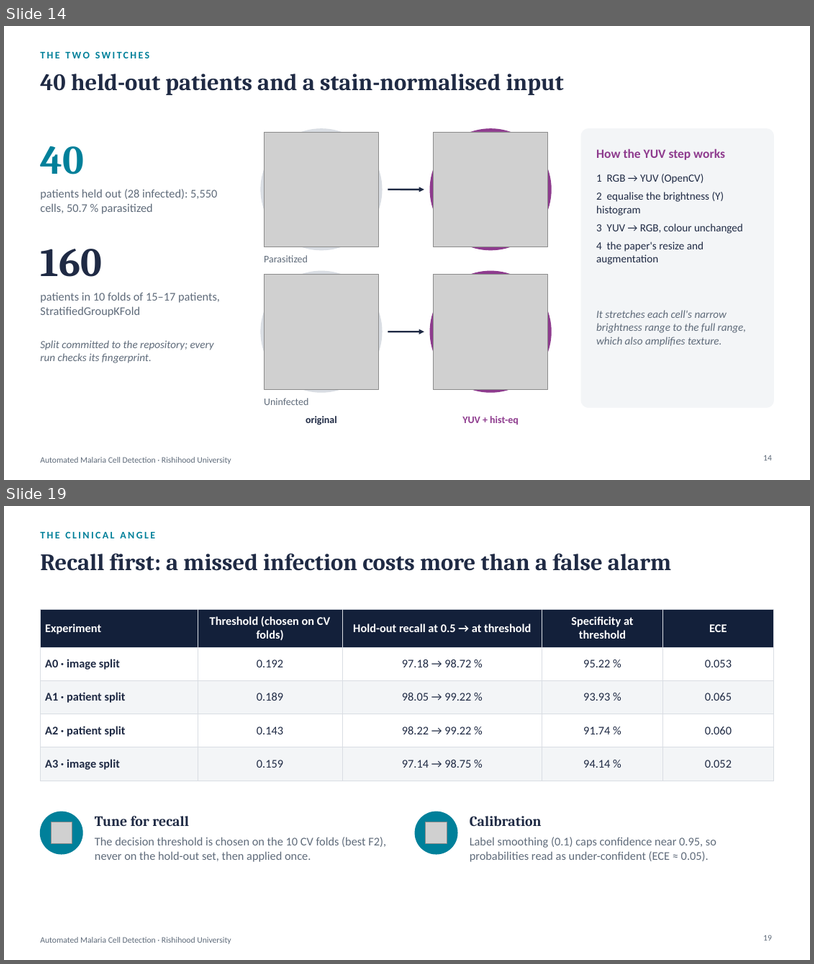
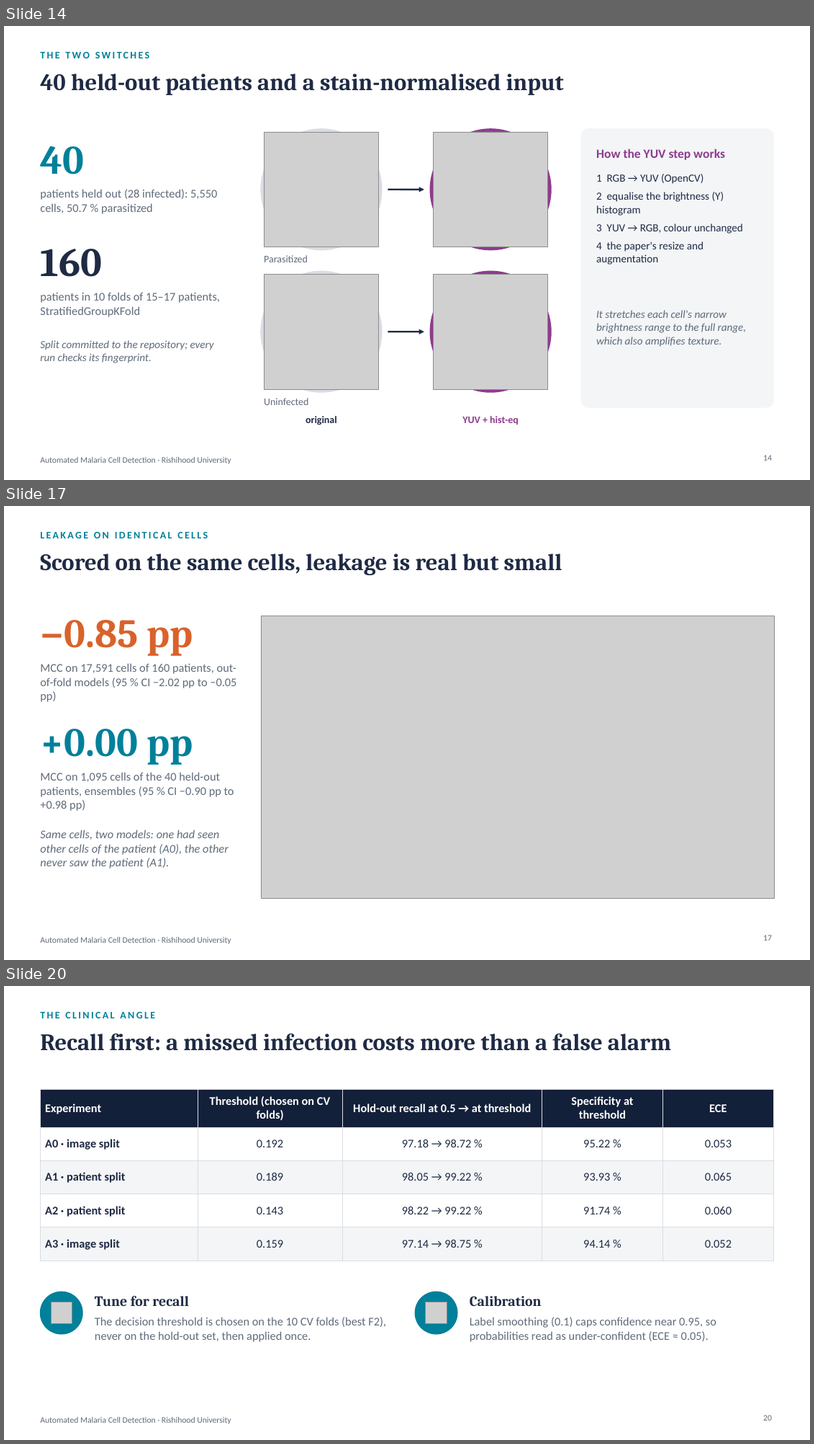
Before and after one commit to amathziah/malaria-detection, a slide deck: slides/Malaria_Phase3_Final.pptx. Shown one above the other, each under a label of ours: slides 14 and 19 before the commit, slides 14, 17 and 20 after it; the slides between them are not shown. The pictures are 814x964 and 814x1444 pixels, drawn with LibreOffice and Linux fonts; fonts in the diff are those of the drawing; grey boxes stand for pictures. Boxes give left, top, right and bottom in pixels: in the first picture for what was removed or moved away, otherwise in the second. Text is boxed around its words. In the diff, an @@ line names an element or a change of style, - is before the commit and + after.

```diff
--- a/slides/Malaria_Phase3_Final.pptx
+++ b/slides/Malaria_Phase3_Final.pptx
@@ slide 17 added at [4, 506, 810, 960], background #FFFFFF; not listed: 1 template element that a slide beside it also shows @@
@@ text added at [40, 531, 208, 538], 12 pt, text #00809A, bold @@
+LEAKAGE ON IDENTICAL CELLS
@@ title added at [40, 554, 563, 575], 28 pt, text #1F2A44, bold @@
+Scored on the same cells, leakage is real but small
@@ text added at [40, 620, 193, 656], 48 pt, text #D9622B, bold @@
+−0.85 pp
@@ picture added at [261, 616, 775, 898] @@
@@ text added at [40, 663, 237, 702], 14 pt, text #5F6B7A @@
+MCC on 17,591 cells of 160 patients, out-of-fold models (95 % CI −2.02 pp to −0.05 pp)
@@ text added at [40, 728, 193, 764], 48 pt, text #00809A, bold @@
++0.00 pp
@@ text added at [40, 772, 234, 811], 14 pt, text #5F6B7A @@
+MCC on 1,095 cells of the 40 held-out patients, ensembles (95 % CI −0.90 pp to +0.98 pp)
@@ text added at [40, 829, 229, 868], 14 pt, text #5F6B7A, italic @@
+Same cells, two models: one had seen other cells of the patient (A0), the other never saw the patient (A1).
@@ page number added at [764, 934, 772, 940], 10 pt, text #5F6B7A @@
+17
@@ what was slide 19 is now slide 20 @@
@@ page number at [764, 1414, 772, 1420]: text changed @@
-19
+20
```
Also in this commit, not shown: 8 slides changed, 1 other slide added, 5 other files.
